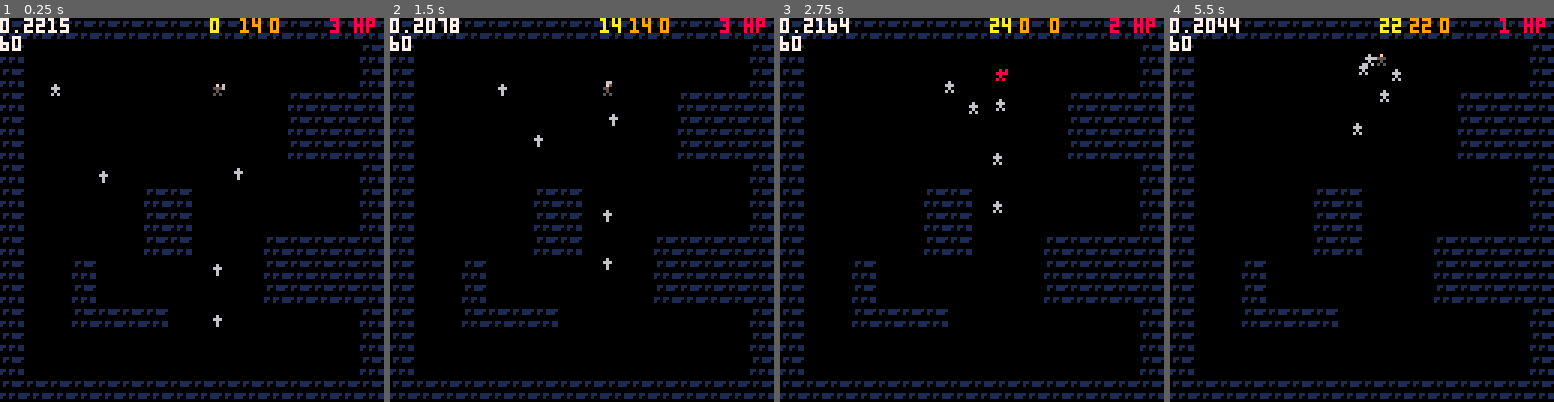
Above: before the commit, frames 1-4 (left to right).
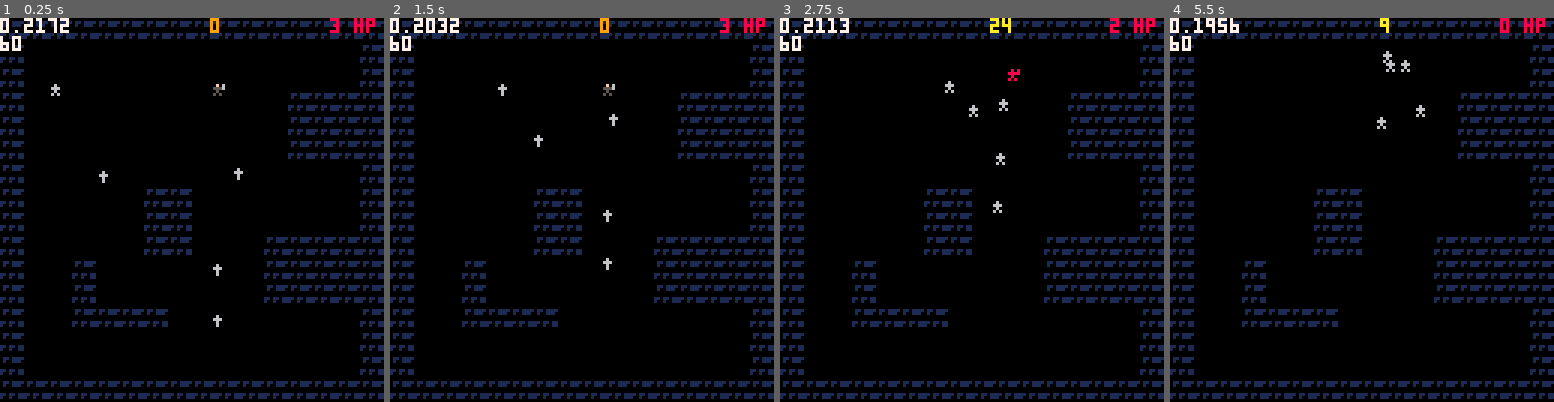
Above: after the commit, the same moments.

Repository: ironchestgames/pico-8-carts
Game: PICO-8 cartridge epicevilender.p8
Two runs of this game, one before a commit and one after it. Both use one fixed random seed, a clock stepped at 60 frames per second and the inputs below.
Inputs:
- Up to frame 1 (0.25 s): no input
- Up to frame 2 (1.5 s): tap X (X key) at 0.33, 1.07 s; tap O (Z key) at 0.7 s
- Up to frame 3 (2.75 s): hold Right 1.6-2.1 s; tap O (Z key) at 1.7, 2.1, 2.5 s; tap X (X key) at 1.85 s; hold Up 2.15-2.42 s; hold Right from 2.47 s (still down)
- Up to frame 4 (5.5 s): tap O (Z key) every 0.4 s from 2.9 to 5.3 s; tap X (X key) at 2.97, 4.08, 5.2 s; release Right at 3.03 s; hold Left 3.08-3.58 s; hold Down 3.63-3.97 s; hold Right 4.02-4.68 s; hold Up 4.73-5.03 s; hold Left from 5.08 s (still down)

The runs differ from the first frame. In frame 1, 0.4% of the frame differs, in the area x 9-73%, y 0-4%; in frame 2, 0.4%; in frame 3, 0.5%; in frame 4, 1.0%, in the area x 6-89%, y 0-31%.

Commit message:
epicevilender - cleaned up avatar state handling, post attack recovery is now part of attack state

Diff:
--- a/epicevilender.p8
+++ b/epicevilender.p8
@@ -275,28 +275,6 @@
  return params
 end
 
-function updateavatarstate(avatar)
- if avatar.state_counter > 0 then
-  avatar.state_counter-=1
- end
-
- if avatar.state_counter <= 0 then
-  avatar.state='idling'
-  avatar.recovertype=nil
- end
-
- if avatar.state == 'recovering' then
-  avatar.dx=0
-  avatar.dy=0
- end
-
- if avatar.state == 'attacking' then
-  avatar.dx=0
-  avatar.dy=0
- end
-
- debug('avatar state', avatar.state)
-end
 
 -- items
 sword={
@@ -309,97 +287,79 @@
  },
 }
 
+
 -- skills
 swordattackskill={
- precastduration=15,
- postcastduration=28,
- counter=0,
- hasinput=false,
- update=function(skill,user)
-  if skill.counter > 0 then
-   skill.counter-=1
-  end
-  if user.state == 'attacking' and skill.counter <= 0 then
-   if skill.hasinput == true then
-    local x=user.x+cos(user.a)*4
-    local y=user.y+sin(user.a)*4
-
-    add(attacks,createattack({
-     x=x,
-     y=y,
-     halfw=2,
-     halfh=2,
-     state_counter=1,
-     isknockback=true,
-     knockbackangle=user.a,
-     damage=1,
-     targetcount=1000,
-    }))
-
-    -- add vfx
-    angletofx={
-     [0]={0,20,4,7, -1,-5}, -- right
-     [0.125]={8,20,6,4, -3,-2}, -- right/up
-     [0.25]={20,20,9,3, -3,-1}, -- up
-     [0.375]={14,20,6,4, -2,-2}, -- up/left
-     [0.5]={4,20,4,7, -2,-5}, -- left
-     [0.625]={29,20,4,7, -3,-6}, -- left/down
-     [0.75]={20,23,9,3, -4,-2}, -- down
-     [0.875]={33,20,4,7, 0,-6}, -- down/right
-    }
-
-    local vfx=angletofx[user.a]
-    vfx[5]=x+vfx[5]
-    vfx[6]=y+vfx[6]
-    vfx.counter=skill.postcastduration
-
-    add(vfxs,vfx)
-
-    -- reset skill
-    skill.hasinput=false
-
-    -- set user to postcast
-    user.state_counter=skill.postcastduration
-
-    -- set next attacking frame
-    user.frames.currentframe=2
-    sword.frames.currentframe=2
-   end
-  end
+ preperformdur=15,
+ postperformdur=28,
+ perform=function(skill,user)
+  local x=user.x+cos(user.a)*4
+  local y=user.y+sin(user.a)*4
+
+  add(attacks,createattack({
+   x=x,
+   y=y,
+   halfw=2,
+   halfh=2,
+   state_counter=1,
+   isknockback=true,
+   knockbackangle=user.a,
+   damage=1,
+   targetcount=1000,
+  }))
+
+  -- add vfx
+  angletofx={
+   [0]={0,20,4,7, -1,-5}, -- right
+   [0.125]={8,20,6,4, -3,-2}, -- right/up
+   [0.25]={20,20,9,3, -3,-1}, -- up
+   [0.375]={14,20,6,4, -2,-2}, -- up/left
+   [0.5]={4,20,4,7, -2,-5}, -- left
+   [0.625]={29,20,4,7, -3,-6}, -- left/down
+   [0.75]={20,23,9,3, -4,-2}, -- down
+   [0.875]={33,20,4,7, 0,-6}, -- down/right
+  }
+
+  local vfx=angletofx[user.a]
+  vfx[5]=x+vfx[5]
+  vfx[6]=y+vfx[6]
+  vfx.counter=skill.postperformdur
+
+  add(vfxs,vfx)
  end,
 }
 
-fireboltskill={
- precastduration=40,
- postcastduration=0,
- counter=30,
- hasinput=false,
- update=function(skill,user)
-  if skill.counter > 0 then
-   skill.counter-=1
-  end
-  if skill.hasinput and skill.counter <= 0 then
-   add(attacks,createattack({
-    x=user.x+cos(user.a)*4,
-    y=user.y+sin(user.a)*4,
-    halfw=1,
-    halfh=1,
-    dx=cos(user.a)*2,
-    dy=sin(user.a)*2,
-    damage=2,
-    targetcount=1,
-    -- todo: add effect
-   }))
-
-   -- reset skill
-   skill.hasinput=false
-
-   -- set user to recover
-   user.state='recovering'
-   user.state_counter=skill.postcastduration
-  end
- end,
-}
+-- fireboltskill={
+--  preperformdur=40,
+--  postperformdur=0,
+--  counter=30,
+--  hasinput=false,
+--  update=function(skill,user)
+--   if skill.counter > 0 then
+--    skill.counter-=1
+--   end
+--   if skill.hasinput and skill.counter <= 0 then
+--    add(attacks,createattack({
+--     x=user.x+cos(user.a)*4,
+--     y=user.y+sin(user.a)*4,
+--     halfw=1,
+--     halfh=1,
+--     dx=cos(user.a)*2,
+--     dy=sin(user.a)*2,
+--     damage=2,
+--     targetcount=1,
+--     -- todo: add effect
+--    }))
+
+--    -- reset skill
+--    skill.hasinput=false
+
+--    -- set user to recover
+--    user.state='recovering'
+--    user.state_counter=skill.postperformdur
+--   end
+--  end,
+-- }
 
 
 curenemyidx=1
@@ -433,6 +393,7 @@
      state='idling',
      skill1=swordattackskill,
      skill2=fireboltskill,
+     ispreperform=false,
      frames={
       currentframe=1,
       idling={{0,10,3,4, -1,-2}},
@@ -494,10 +455,11 @@
   end
  end
 
- -- consider input
+ -- consider dpad input
  local angle=btnmasktoangle[band(btn(),0b1111)] -- note: filter out o/x buttons from dpad input
  if angle != nil then
-  if avatar.state != 'recovering' then
+  if avatar.state != 'recovering' and
+     avatar.state != 'attacking' then
    avatar.a=angle
    avatar.dx=normalize(cos(avatar.a))
    avatar.dy=normalize(sin(avatar.a))
@@ -507,48 +469,85 @@
   avatar.dy=0
  end
 
- -- reset skills hasinput
- if avatar.state == 'idling' or
-    avatar.state == 'moving' then
-  avatar.skill1.hasinput=false
-  avatar.skill2.hasinput=false
- end
-
- -- consider skill input
+ -- consider skill button input
  if btn(4) and
     (avatar.state == 'idling' or
      avatar.state == 'moving') then
-  avatar.skill1.hasinput=true
-  avatar.skill1.counter=avatar.skill1.precastduration
-
-  avatar.state_counter=avatar.skill1.counter
+
   avatar.state='attacking'
+  avatar.ispreperform=true
+
+  avatar.state_counter=avatar.skill1.preperformdur
+
   avatar.frames.currentframe=1
   sword.frames.currentframe=1
  end
 
- if btn(5) and
-    (avatar.state == 'idling' or
-     avatar.state == 'moving') then
-  avatar.skill2.hasinput=true
-  avatar.skill2.counter=avatar.skill2.precastduration
-
-  avatar.state_counter=avatar.skill2.counter
-  avatar.state='attacking'
- end
-
- -- update skills
- avatar.skill1.update(avatar.skill1,avatar)
- avatar.skill2.update(avatar.skill2,avatar)
-
- -- update current state counter
- updateavatarstate(avatar)
-
- -- note: this feels like a hack...
- if avatar.dx != 0 or avatar.dy != 0 then
-  avatar.state='moving'
-  avatar.state_counter=2
- end
+ -- if btn(5) and
+ --    (avatar.state == 'idling' or
+ --     avatar.state == 'moving') then
+ --  avatar.skill2.hasinput=true
+ --  avatar.skill2.counter=avatar.skill2.preperformdur
+
+ --  avatar.state_counter=avatar.skill2.counter
+ --  avatar.state='attacking'
+ -- end
+
+ -- consider avatar current state
+ do
+  local actor=avatar
+  local skill=avatar.skill1
+
+  -- count down
+  if actor.state_counter > 0 then
+   actor.state_counter-=1
+  end
+
+  -- is recovering
+  if actor.state == 'recovering' then
+   actor.dx=0
+   actor.dy=0
+
+  -- is attacking
+  elseif actor.state == 'attacking' then
+   actor.dx=0
+   actor.dy=0
+
+   -- update skills
+   if actor.state_counter <= 0 then
+    if actor.ispreperform == true then
+     skill.perform(skill,actor)
+
+     -- set actor to postperform
+     actor.state_counter=skill.postperformdur
+     actor.ispreperform=false
+
+     -- set next attacking frame
+     actor.frames.currentframe=2
+     sword.frames.currentframe=2
+
+    else -- note: done performing
+     actor.state='idling'
+     actor.frames.currentframe=1
+     sword.frames.currentframe=1
+    end
+   end
+
+  -- is moving
+  elseif actor.dx != 0 or actor.dy != 0 then -- note: this feels like a hack...
+   actor.state='moving'
+   actor.state_counter=2
+
+  -- go to idling
+  elseif actor.state_counter <= 0 then
+   actor.state='idling'
+   actor.recovertype=nil
+  end
+ end
+
+
+ -- debug('avatar state', avatar.state)
+
 
  -- todo: check for avatar death
 
@@ -1062,11 +1061,15 @@
   sspr(vfx[1],vfx[2],vfx[3],vfx[4],vfx[5],vfx[6])
  end
 
+ -- dev stats
  print(avatar.hp .. ' hp',110,0,8)
 
- print(avatar.state_counter, 70,0,10)
- print(avatar.skill2.counter, 80,0,9)
- print(avatar.skill1.counter, 90,0,9)
+ if avatar.ispreperform then
+  color(10)
+ else
+  color(9)
+ end
+ print(avatar.state_counter, 70,0)
 
 
  -- prints debug stats
